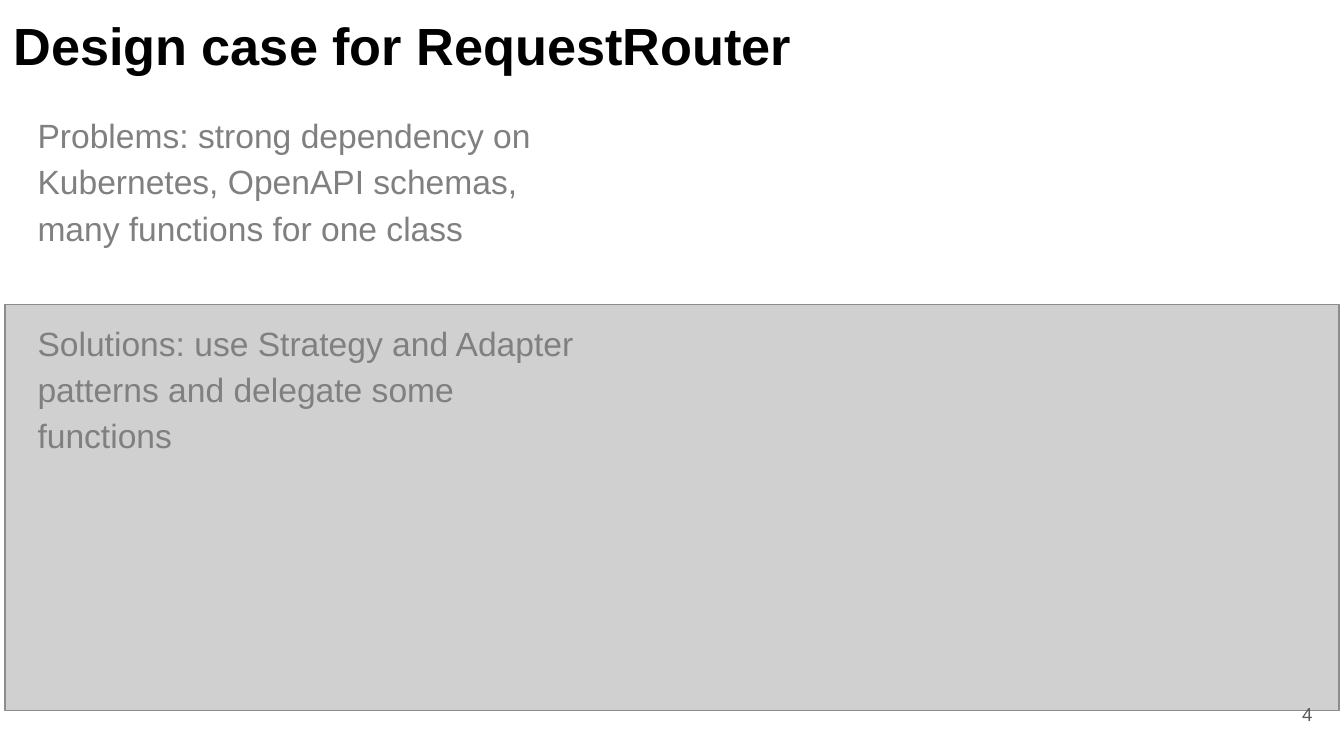
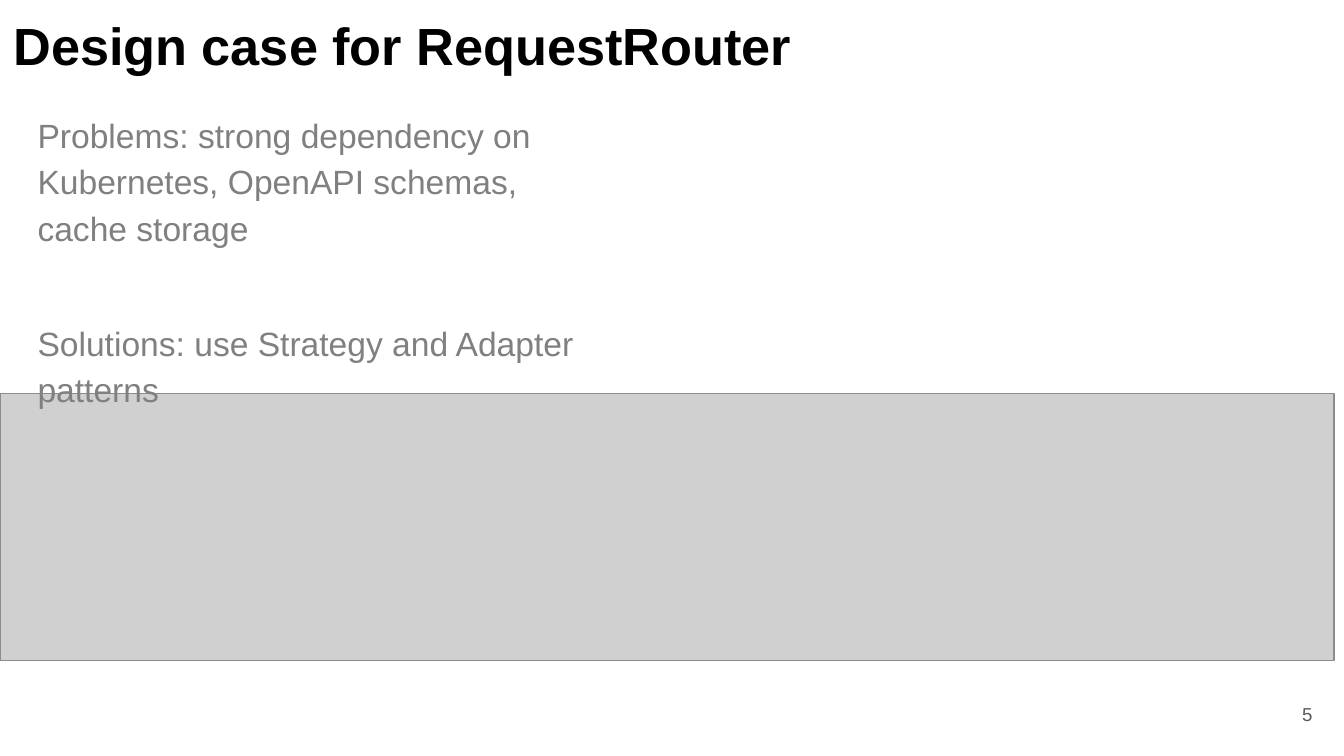
Before and after one commit to fanglores/Advanced-Software-Design, a slide deck: slide 5 of PracticeTasks/Module2/Task_12/Task_12.pptx (slide 4 before the commit). Drawn at 1344x756 pixels with LibreOffice and Linux fonts; fonts in the diff are those of the drawing; grey boxes stand for pictures. Boxes give left, top, right and bottom in pixels: in the first picture for what was removed or moved away, otherwise in the second. Text is boxed around its words. In the diff, an @@ line names an element or a change of style, - is before the commit and + after.

Commit message:
fin ReqRouter

```diff
--- a/PracticeTasks/Module2/Task_12/Task_12.pptx
+++ b/PracticeTasks/Module2/Task_12/Task_12.pptx
@@ text at (x1=38, y1=123, x2=574, y2=408): text changed @@
-Problems: strong dependency on Kubernetes, OpenAPI schemas, many functions for one class
-Solutions: use Strategy and Adapter patterns and delegate some functions
+Problems: strong dependency on Kubernetes, OpenAPI schemas, cache storage
+Solutions: use Strategy and Adapter patterns
@@ picture resized from (x1=5, y1=304, x2=1340, y2=710) to (x1=0, y1=394, x2=1335, y2=661) @@
@@ page number at (x1=1302, y1=708, x2=1312, y2=721): text changed @@
-4
+5
```
Also in this commit, not shown: 1 slide added, 2 other files.
